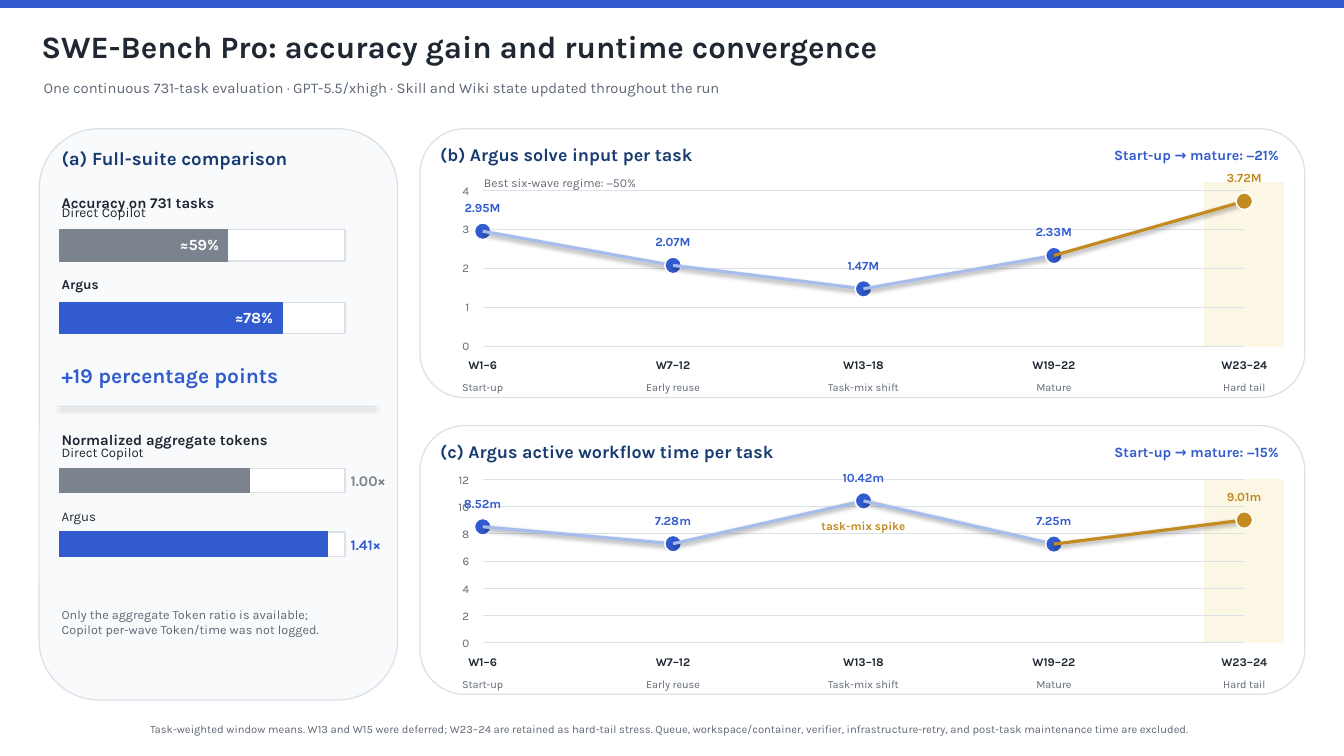
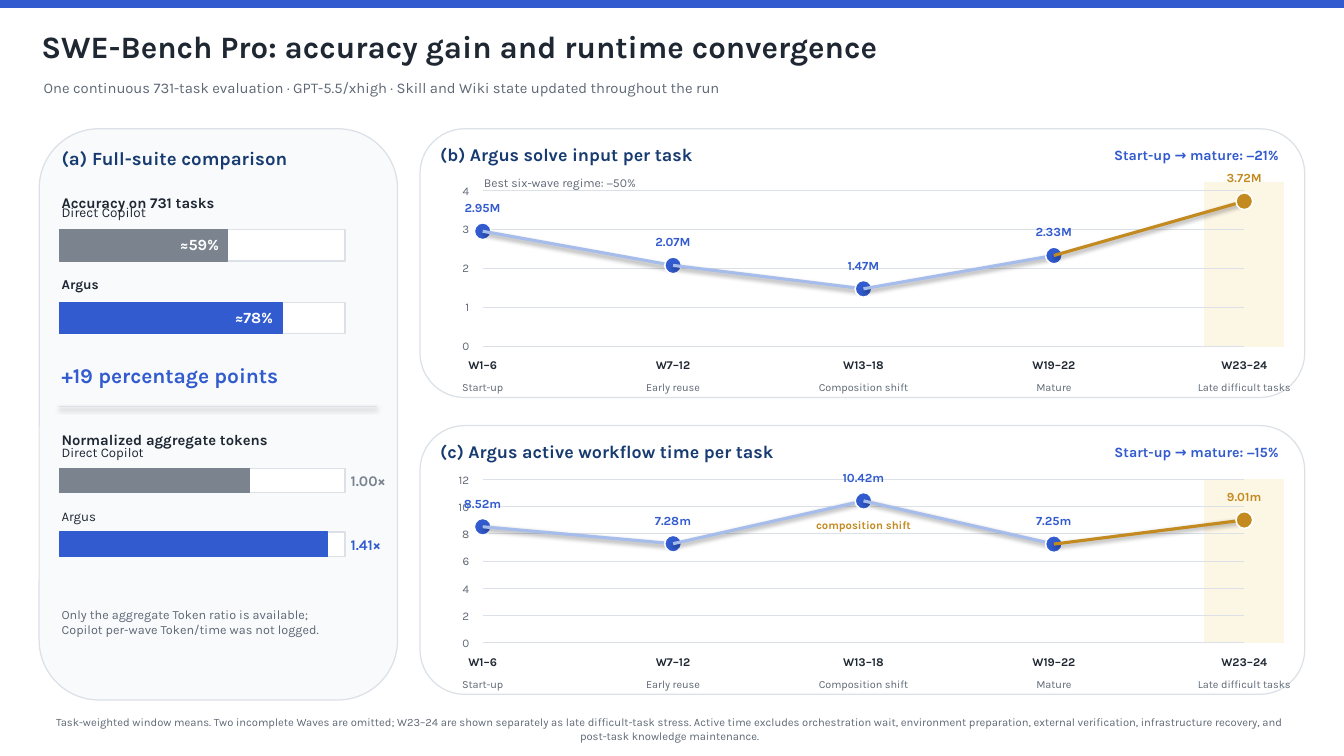
Before and after one commit to lbx154/Argus, a slide deck: slide 1 of technical_report/figures/swebench_evolution.pptx. Drawn at 1344x756 pixels with LibreOffice and Linux fonts; fonts in the diff are those of the drawing. Boxes give left, top, right and bottom in pixels: in the first picture for what was removed or moved away, otherwise in the second. Text is boxed around its words. In the diff, an @@ line names an element or a change of style, - is before the commit and + after.

```diff
--- a/technical_report/figures/swebench_evolution.pptx
+++ b/technical_report/figures/swebench_evolution.pptx
@@ text at (819, 383, 908, 394): text changed @@
-Task-mix shift
+Composition shift
@@ text at (1198, 383, 1291, 391): text changed @@
-Hard tail
+Late difficult tasks
@@ text at (816, 521, 911, 532): text changed; size 7.5 to 7.2 pt @@
-task-mix spike
+composition shift
@@ text at (819, 680, 908, 691): text changed @@
-Task-mix shift
+Composition shift
@@ text at (1198, 680, 1291, 688): text changed @@
-Hard tail
+Late difficult tasks
@@ text at (56, 718, 1282, 743): text changed @@
-Task-weighted window means. W13 and W15 were deferred; W23–24 are retained as hard-tail stress. Queue, workspace/container, verifier, infrastructure-retry, and post-task maintenance time are excluded.
+Task-weighted window means. Two incomplete Waves are omitted; W23–24 are shown separately as late difficult-task stress. Active time excludes orchestration wait, environment preparation, external verification, infrastructure recovery, and post-task knowledge maintenance.
```
Also in this commit, not shown: 49 other files.
